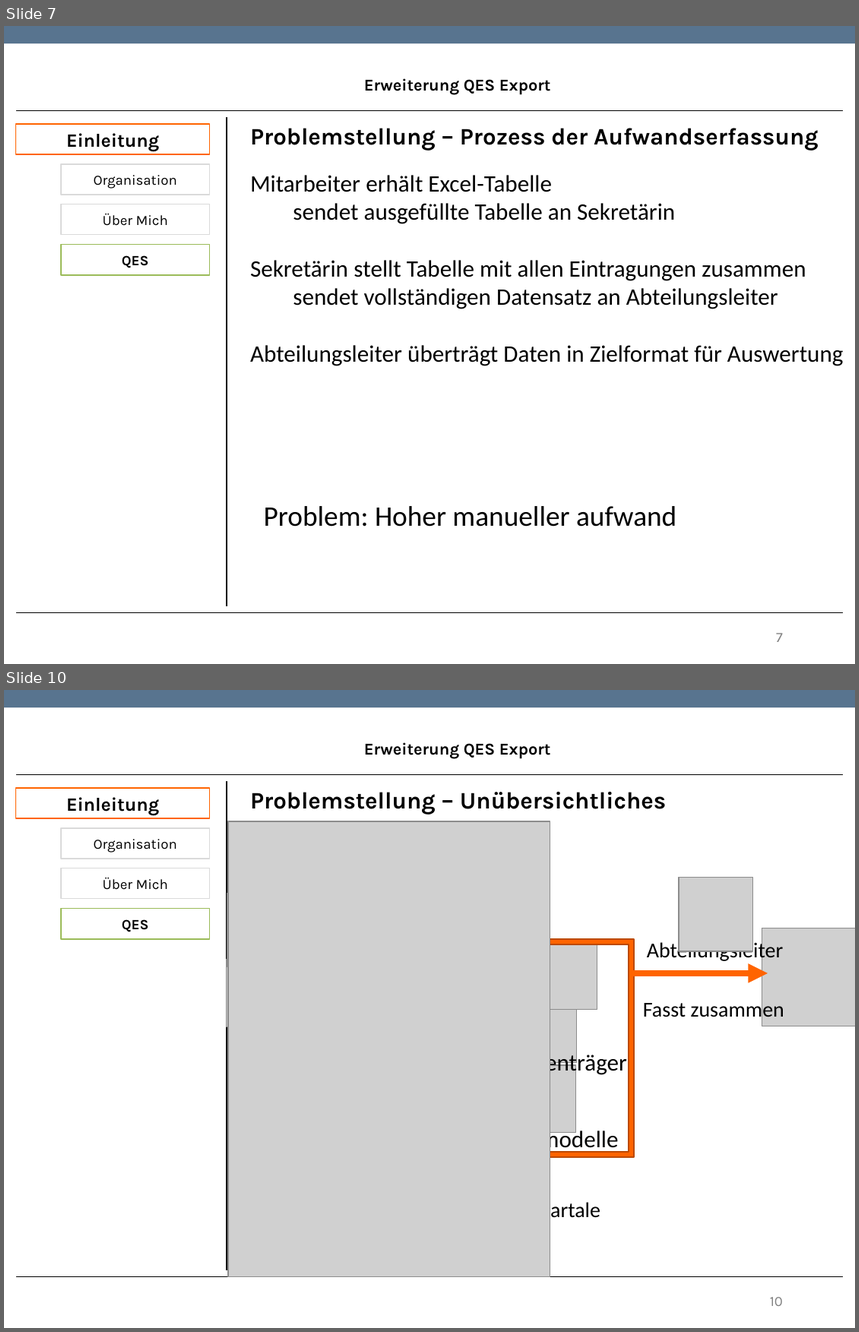
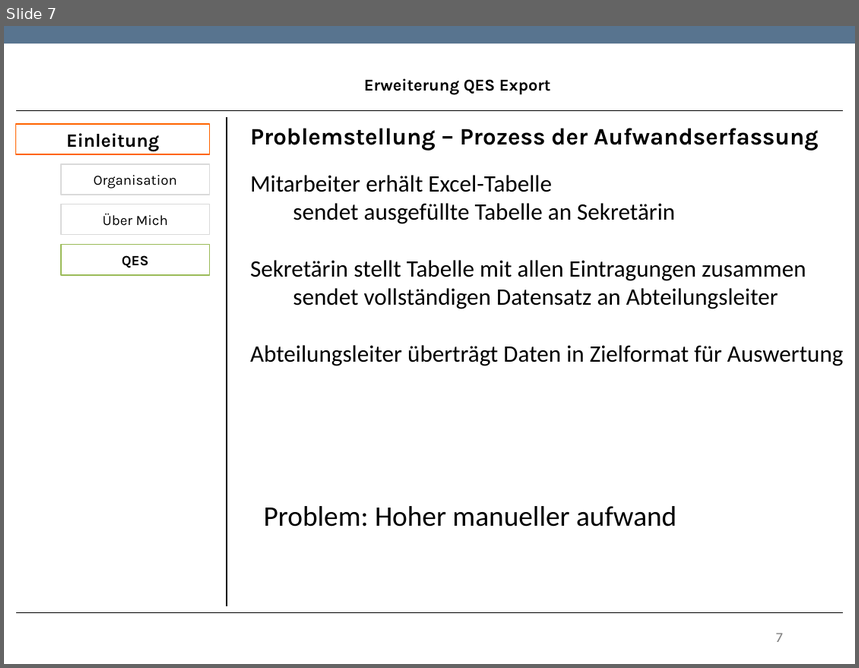
Before and after one commit to TwoHorus/dbExelExportLaravel, a slide deck: DOC/Fachgespraech.pptx. Shown one above the other, each under a label of ours: slides 7 and 10 before the commit, slide 7 after it; the slides between them are not shown. The pictures are 859x1332 and 859x668 pixels, drawn with LibreOffice and Linux fonts; fonts in the diff are those of the drawing; grey boxes stand for pictures; background and template pictures are left out. Boxes give left, top, right and bottom in pixels: in the first picture for what was removed or moved away, otherwise in the second. Text is boxed around its words. In the diff, an @@ line names an element or a change of style, - is before the commit and + after.

```diff
--- a/DOC/Fachgespraech.pptx
+++ b/DOC/Fachgespraech.pptx
@@ slide 10 removed at bbox=[4, 690, 855, 1328], background #FFFFFF; not listed: 1 template element that a slide beside it also shows @@
@@ text removed at bbox=[364, 742, 551, 759] @@
-Erweiterung QES Export
@@ line removed from (16, 774) to (843, 774) @@
@@ rectangle removed at bbox=[16, 788, 210, 818] @@
-Einleitung
@@ line removed from (227, 781) to (227, 1271) @@
@@ text removed at bbox=[250, 792, 667, 822] @@
-Problemstellung – Unübersichtliches Erfassungsformular
@@ picture removed at bbox=[228, 822, 550, 1277] @@
@@ rectangle removed at bbox=[61, 828, 210, 859] @@
-Organisation
@@ rectangle removed at bbox=[61, 869, 210, 900] @@
-Über Mich
@@ text removed at bbox=[226, 863, 370, 897] @@
-35 Mitarbeiter
@@ picture removed at bbox=[227, 894, 301, 967] @@
@@ picture removed at bbox=[679, 877, 753, 951] @@
@@ rectangle removed at bbox=[61, 909, 210, 939] @@
-QES
@@ frame removed at bbox=[496, 939, 635, 1157] @@
@@ text removed at bbox=[647, 940, 783, 963] @@
-Abteilungsleiter
@@ picture removed at bbox=[762, 929, 855, 1026] @@
@@ picture removed at bbox=[226, 960, 294, 1027] @@
@@ picture removed at bbox=[530, 942, 598, 1009] @@
@@ arrow removed from (630, 973) to (768, 973) @@
@@ picture removed at bbox=[509, 996, 576, 1063] @@
@@ text removed at bbox=[643, 999, 785, 1022] @@
-Fasst zusammen
@@ text removed at bbox=[504, 1051, 627, 1077] @@
-Kostenträger
@@ picture removed at bbox=[509, 1065, 576, 1132] @@
@@ text removed at bbox=[504, 1128, 618, 1154] @@
-Zeitmodelle
@@ text removed at bbox=[525, 1200, 601, 1223] @@
-4 Quartale
@@ line removed from (16, 1277) to (843, 1277) @@
@@ page number removed at bbox=[770, 1297, 783, 1306] @@
-10
```
Also in this commit, not shown: 1 slide changed.
